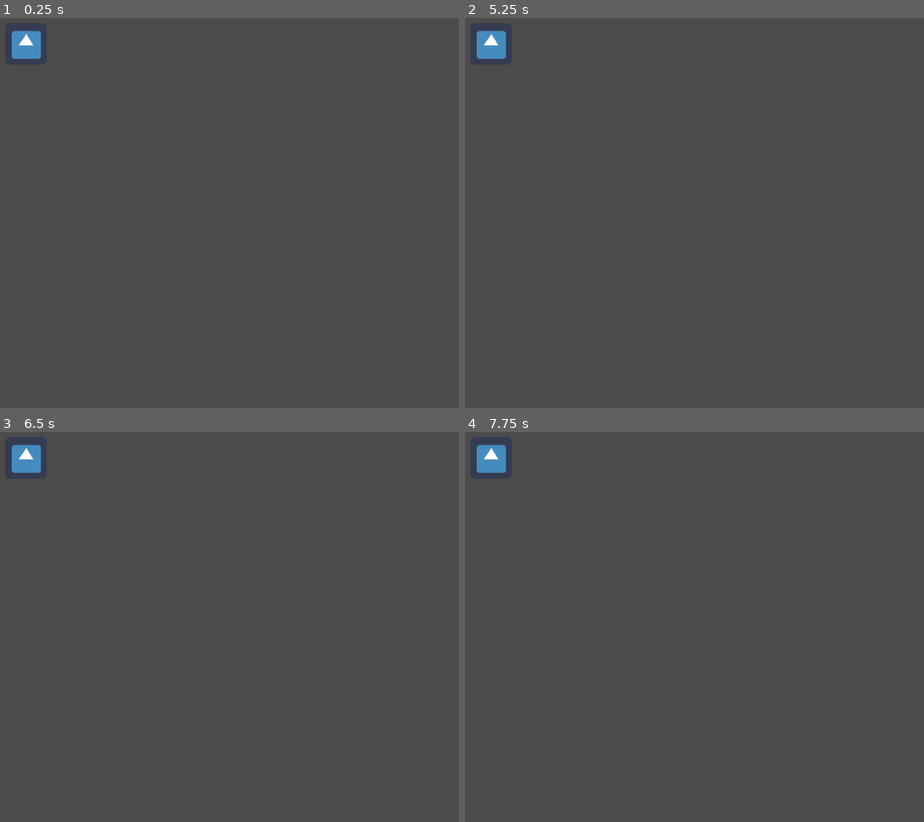
Above: before the commit, frames 1-4 (two rows, left to right).
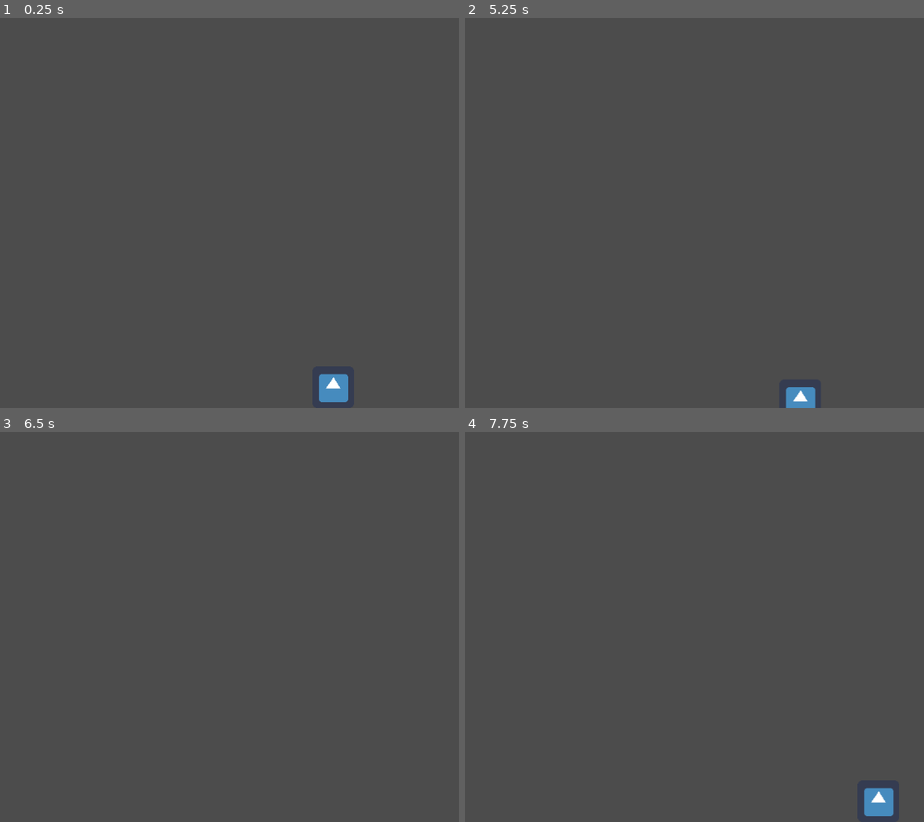
Above: after the commit, the same moments.

Repository: StrayRaider/snakeGD
Game: Godot game, scene res://Node2D.tscn
The game is run twice, just before and just after one commit, with the same random seed, the same clock (stepped at 60 frames per second) and the same inputs. The engine's default icon, where the game draws it, is replaced by a stand-in: a white triangle on a blue panel in a dark square.
Inputs:
- Up to frame 1 (0.25 s): no input
- Up to frame 2 (5.25 s): tap Enter at 0.5, 2, 3.5 s; hold D 0.53-1.28 s; tap Space at 1.25, 2.75, 4.25 s; hold S 1.28-2.03 s; hold D 2.03-2.78 s; hold W 2.78-3.53 s; hold A 3.53-5.03 s; hold S from 5.03 s (still down)
- Up to frame 3 (6.5 s): release S at 5.78 s; hold D from 5.78 s (still down)
- Up to frame 4 (7.75 s): release D at 6.53 s; hold W 6.53-7.28 s; hold D from 7.28 s (still down)

The runs differ from the first frame. In frame 1, 0.9% of the frame differs, in the area x 2-76%, y 3-99%; in frame 2, 0.8%; in frame 3, 0.5%; in frame 4, 0.9%, in the area x 2-94%, y 3-99%.
Error before the commit: Parse Error: Error parsing expression, misplaced: ')' (res://hero.gd:25)

Commit message:
karakterin klavye tuşlarına göre haraket etme kodu yazıldı

Diff:
--- a/hero.gd
+++ b/hero.gd
@@ -5,6 +5,7 @@
 var velocity = 100
 var velo_treshold = 100
 var accelartion = 9.81*5
+var active_direction = null #up down right left
 
 func _enter_tree():
 	print("I entered")
@@ -22,10 +23,30 @@
 	#set_it_left_centered()
 	#set_it_right_centered()
 	#accelartion_down(delta)
-	if()
-	move_left(delta)
-	move_right(delta)
+	#move_left(delta)
+	#move_right(delta)
+	if active_direction == "up":
+		move_up(delta)
+	elif active_direction == "down":
+		move_down(delta)
+	elif active_direction == "left":
+		move_left(delta)
+	elif active_direction == "right":
+		move_right(delta)
 
+func _input(event):
+	if event is InputEventKey:
+		if event.get_scancode() == KEY_W:
+			active_direction = "up"
+		elif event.get_scancode() == KEY_S:
+			active_direction = "down"
+		elif event.get_scancode() == KEY_A:
+			active_direction = "left"
+		elif event.get_scancode() == KEY_D:
+			active_direction = "right"
+		else :
+			active_direction = null
+	print(event)
 
 func move_right(delta) -> void:
 	self.position.x += velocity*delta
